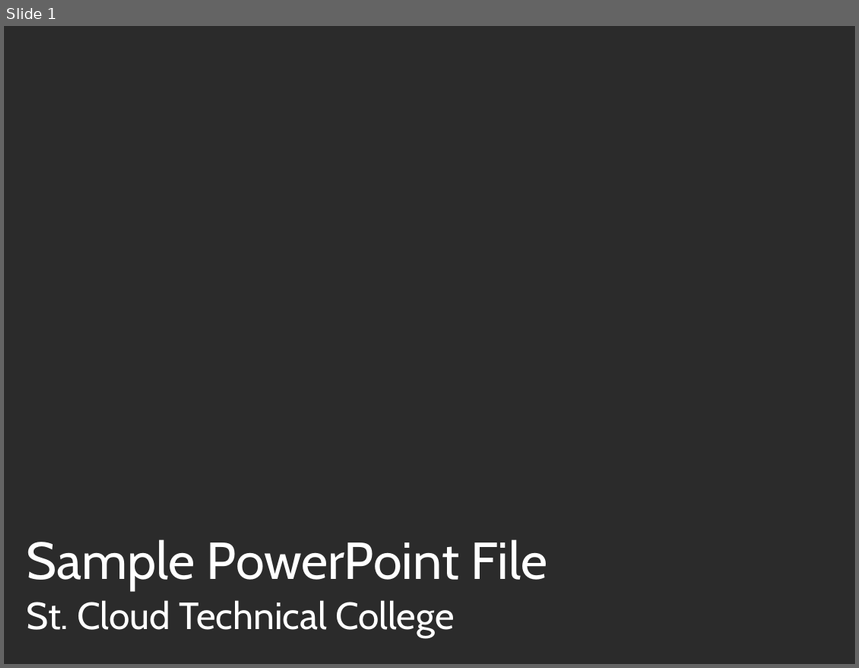
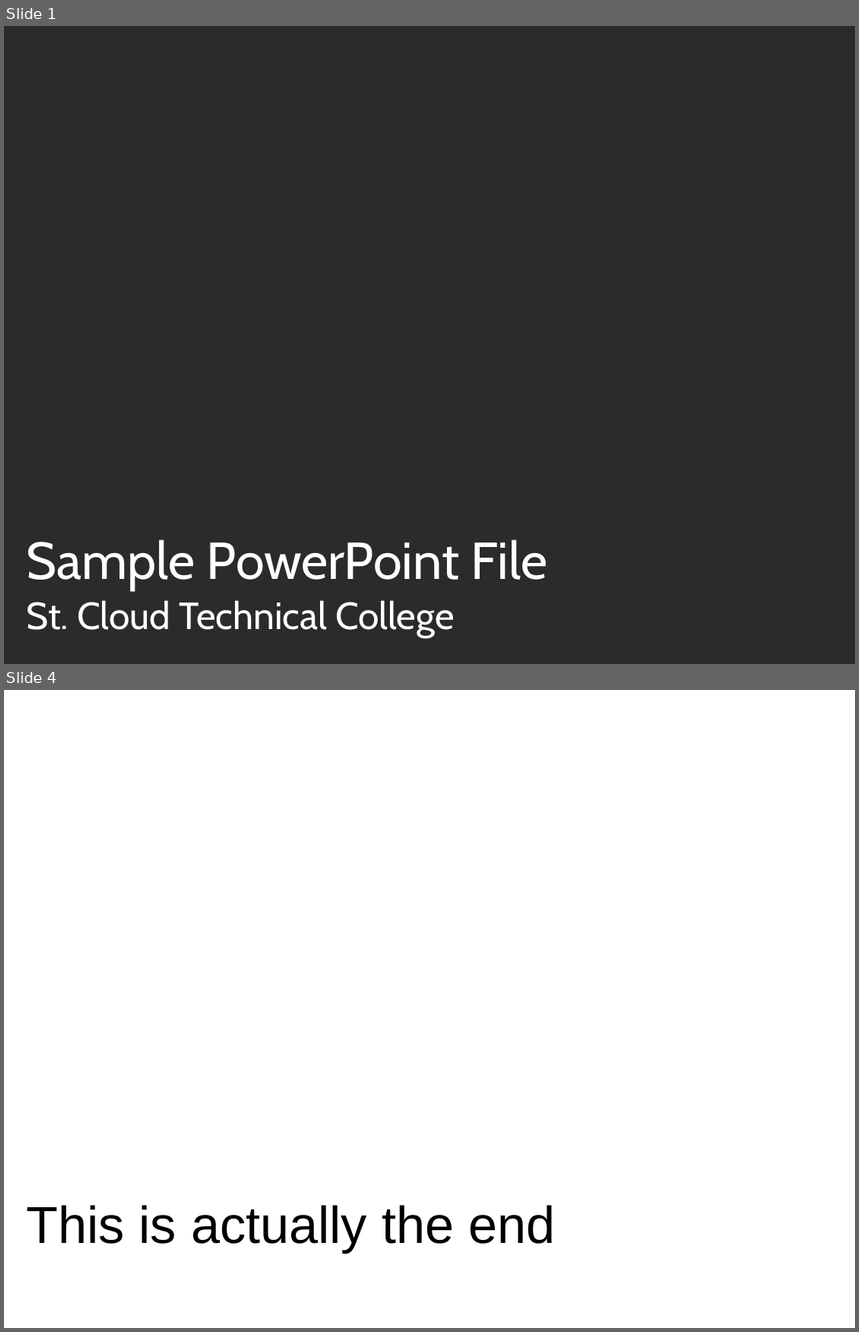
Before and after one commit to inosion/presenie, a slide deck: presenie/samples/sample_template1.pptx. Shown one above the other, each under a label of ours: slide 1 before the commit, slides 1 and 4 after it; the slides between them are not shown. The pictures are 859x668 and 859x1332 pixels, drawn with LibreOffice and Linux fonts; fonts in the diff are those of the drawing; background and template pictures are left out; a plain dark background stands for a picture behind light text. Boxes give left, top, right and bottom in pixels: in the first picture for what was removed or moved away, otherwise in the second. Text is boxed around its words. In the diff, an @@ line names an element or a change of style, - is before the commit and + after.

```diff
--- a/presenie/samples/sample_template1.pptx
+++ b/presenie/samples/sample_template1.pptx
@@ slide 4 added at box(4, 690, 855, 1328), background picture (left out) @@
@@ text added at box(27, 1205, 555, 1253), 44 pt, text #000000 @@
+This is actually the end
```
Also in this commit, not shown: 1 slide changed, 1 other slide added, 15 other files.
